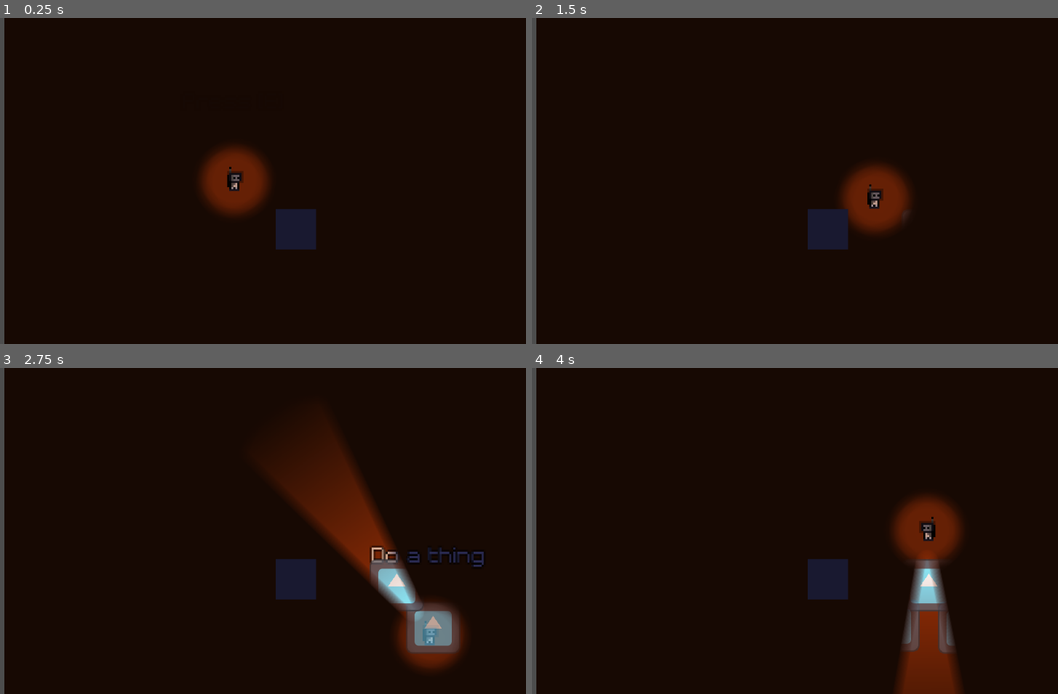
Above: before the commit, frames 1-4 (two rows, left to right).
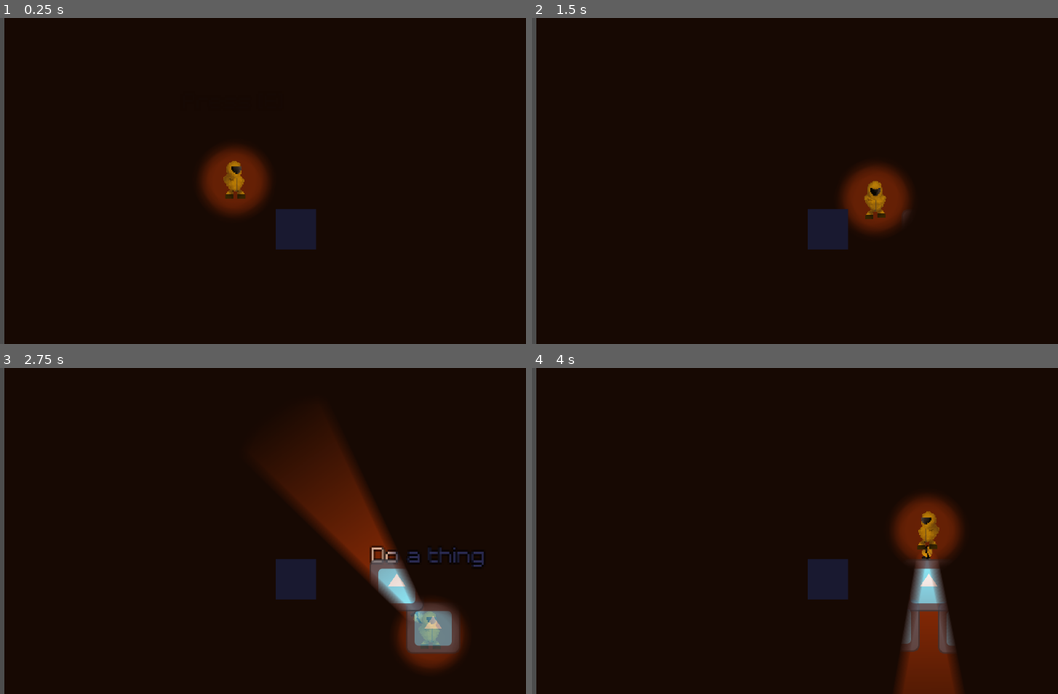
Above: after the commit, the same moments.

Repository: DonatoClemente/haphazard
Game: Godot game, scene res://Scenes/trey's_TEST_scene.tscn
The game is run twice, just before and just after one commit, with the same random seed, the same clock (stepped at 60 frames per second) and the same inputs. The engine's default icon, where the game draws it, is replaced by a stand-in: a white triangle on a blue panel in a dark square.
Inputs (mouse positions are in pixels of both pictures, inside the frame that each line leads up to):
- Up to frame 1 (0.25 s): no input
- Up to frame 2 (1.5 s): tap Enter (ui_accept) at 0.5, 0.77 s; move the mouse to (894, 164) at 0.52 s; hold D (move_right) 0.53-1.28 s; click (894, 164) at 0.6 s; move the mouse to (652, 197) at 1.27 s; hold S (move_down) from 1.28 s (still down); click (652, 197) at 1.35 s
- Up to frame 3 (2.75 s): tap Enter (ui_accept) at 1.52 s; tap E (interact) at 2 s; move the mouse to (294, 459) at 2.02 s; release S (move_down) at 2.03 s; hold D (move_right) from 2.03 s (still down); hold E (interact) from 2.03 s (still down); click (294, 459) at 2.3 s
- Up to frame 4 (4 s): move the mouse to (737, 596) at 2.77 s; release D (move_right) at 2.78 s; release E (interact) at 2.78 s; hold W (move_up) 2.78-3.53 s; click (737, 596) at 2.85 s; tap Enter (ui_accept) at 3.02, 3.77 s; move the mouse to (942, 579) at 3.52 s; hold A (move_left) from 3.53 s (still down); click (942, 579) at 3.6 s

The runs differ from the first frame. In frame 1, 0.3% of the frame differs, in the area x 42-47%, y 43-56%; in frame 2, 0.3%; in frame 3, 0.3%; in frame 4, 0.4%, in the area x 73-78%, y 43-59%.

Commit message:
implemented proper player anim

Diff:
--- a/Scenes/testplayer.gd
+++ b/Scenes/testplayer.gd
@@ -28,4 +28,3 @@
 				$AnimationPlayer.play("up")
 
 	move_and_slide()
-tween
--- a/Scenes/trey's_TEST_scene.tscn
+++ b/Scenes/trey's_TEST_scene.tscn
@@ -1,13 +1,19 @@
-[gd_scene load_steps=21 format=3 uid="uid://dcsu4u7pqp7mi"]
+[gd_scene load_steps=33 format=3 uid="uid://dcsu4u7pqp7mi"]
 
 [ext_resource type="Texture2D" uid="uid://cpnahkg4p508e" path="res://Assets/Art/Player/Test_Player.png" id="1_2y7xu"]
 [ext_resource type="Script" path="res://Scripts/Player Scripts/player.gd" id="1_o6pcy"]
 [ext_resource type="Texture2D" uid="uid://uqaswo5mfpvd" path="res://Assets/Art/player_light_cone.png" id="3_q6is5"]
 [ext_resource type="Texture2D" uid="uid://d1qdqx8rqa53c" path="res://icon.svg" id="3_suqb7"]
 [ext_resource type="Script" path="res://Scripts/Player Scripts/FlashLight.gd" id="4_jd0km"]
+[ext_resource type="Texture2D" uid="uid://vx7xhhid4vgt" path="res://Assets/Art/Player/hand.PNG" id="5_tlrta"]
 [ext_resource type="PackedScene" uid="uid://j4v54piqccrg" path="res://Interactable components/interacting_component.tscn" id="5_wuvjv"]
 [ext_resource type="Script" path="res://Scripts/interact_test.gd" id="7_2vnrv"]
+[ext_resource type="Texture2D" uid="uid://dbn52e1wlu6ns" path="res://Assets/Art/Player/leg-left.PNG" id="7_258v3"]
 [ext_resource type="PackedScene" uid="uid://hvibqsu6v2qb" path="res://Interactable components/interactable.tscn" id="8_cuk8d"]
+[ext_resource type="Texture2D" uid="uid://phabyonbmk4x" path="res://Assets/Art/Player/leg-right.PNG" id="8_p3nh4"]
+[ext_resource type="Texture2D" uid="uid://ch73ndqvkn2w5" path="res://Assets/Art/Player/body-down.PNG" id="9_yy3mi"]
+[ext_resource type="Texture2D" uid="uid://ccale7xyvdy0g" path="res://Assets/Art/Player/body-up.PNG" id="10_qnfbj"]
+[ext_resource type="Texture2D" uid="uid://7u81h63o0wh" path="res://Assets/Art/Player/body-x.PNG" id="11_78ynw"]
 
 [sub_resource type="AtlasTexture" id="AtlasTexture_ul2qh"]
 atlas = ExtResource("1_2y7xu")
@@ -56,6 +62,251 @@
 [sub_resource type="CircleShape2D" id="CircleShape2D_0k7rh"]
 radius = 3.0
 
+[sub_resource type="SpriteFrames" id="SpriteFrames_p42bu"]
+animations = [{
+"frames": [{
+"duration": 1.0,
+"texture": ExtResource("9_yy3mi")
+}],
+"loop": true,
+"name": &"down",
+"speed": 5.0
+}, {
+"frames": [{
+"duration": 1.0,
+"texture": ExtResource("10_qnfbj")
+}],
+"loop": true,
+"name": &"up",
+"speed": 5.0
+}, {
+"frames": [{
+"duration": 1.0,
+"texture": ExtResource("11_78ynw")
+}],
+"loop": true,
+"name": &"x",
+"speed": 5.0
+}]
+
+[sub_resource type="Animation" id="Animation_n43kv"]
+length = 0.001
+tracks/0/type = "value"
+tracks/0/imported = false
+tracks/0/enabled = true
+tracks/0/path = NodePath("Sprites:position")
+tracks/0/interp = 1
+tracks/0/loop_wrap = true
+tracks/0/keys = {
+"times": PackedFloat32Array(0),
+"transitions": PackedFloat32Array(1),
+"update": 0,
+"values": [Vector2(0, 0)]
+}
+tracks/1/type = "value"
+tracks/1/imported = false
+tracks/1/enabled = true
+tracks/1/path = NodePath("Sprites/Body:animation")
+tracks/1/interp = 1
+tracks/1/loop_wrap = true
+tracks/1/keys = {
+"times": PackedFloat32Array(0),
+"transitions": PackedFloat32Array(1),
+"update": 1,
+"values": [&"x"]
+}
+tracks/2/type = "value"
+tracks/2/imported = false
+tracks/2/enabled = true
+tracks/2/path = NodePath("Sprites/LeftLeg:offset")
+tracks/2/interp = 1
+tracks/2/loop_wrap = true
+tracks/2/keys = {
+"times": PackedFloat32Array(0),
+"transitions": PackedFloat32Array(1),
+"update": 0,
+"values": [Vector2(0, 0)]
+}
+tracks/3/type = "value"
+tracks/3/imported = false
+tracks/3/enabled = true
+tracks/3/path = NodePath("Sprites/RightLeg:offset")
+tracks/3/interp = 1
+tracks/3/loop_wrap = true
+tracks/3/keys = {
+"times": PackedFloat32Array(0),
+"transitions": PackedFloat32Array(1),
+"update": 0,
+"values": [Vector2(0, 0)]
+}
+
+[sub_resource type="Animation" id="Animation_ffr7v"]
+resource_name = "down"
+length = 0.8
+loop_mode = 1
+tracks/0/type = "value"
+tracks/0/imported = false
+tracks/0/enabled = true
+tracks/0/path = NodePath("Sprites:position")
+tracks/0/interp = 1
+tracks/0/loop_wrap = true
+tracks/0/keys = {
+"times": PackedFloat32Array(0.2, 0.6, 0.8),
+"transitions": PackedFloat32Array(1, 1, 1),
+"update": 0,
+"values": [Vector2(0, 2), Vector2(0, -2), Vector2(0, 0)]
+}
+tracks/1/type = "value"
+tracks/1/imported = false
+tracks/1/enabled = true
+tracks/1/path = NodePath("Sprites/Body:animation")
+tracks/1/interp = 1
+tracks/1/loop_wrap = true
+tracks/1/keys = {
+"times": PackedFloat32Array(0),
+"transitions": PackedFloat32Array(1),
+"update": 1,
+"values": [&"down"]
+}
+tracks/2/type = "value"
+tracks/2/imported = false
+tracks/2/enabled = true
+tracks/2/path = NodePath("Sprites/LeftLeg:offset")
+tracks/2/interp = 2
+tracks/2/loop_wrap = true
+tracks/2/keys = {
+"times": PackedFloat32Array(0.1, 0.3, 0.5, 0.7, 0.8),
+"transitions": PackedFloat32Array(1, 1, 1, 1, 1),
+"update": 0,
+"values": [Vector2(0, 1), Vector2(0, -1), Vector2(0, 1), Vector2(0, -1), Vector2(0, 0)]
+}
+tracks/3/type = "value"
+tracks/3/imported = false
+tracks/3/enabled = true
+tracks/3/path = NodePath("Sprites/RightLeg:offset")
+tracks/3/interp = 2
+tracks/3/loop_wrap = true
+tracks/3/keys = {
+"times": PackedFloat32Array(0.1, 0.3, 0.5, 0.7, 0.8),
+"transitions": PackedFloat32Array(1, 1, 1, 1, 1),
+"update": 0,
+"values": [Vector2(0, -1), Vector2(0, 1), Vector2(0, -1), Vector2(0, 1), Vector2(0, 0)]
+}
+
+[sub_resource type="Animation" id="Animation_wn7on"]
+resource_name = "up"
+length = 0.8
+loop_mode = 1
+tracks/0/type = "value"
+tracks/0/imported = false
+tracks/0/enabled = true
+tracks/0/path = NodePath("Sprites:position")
+tracks/0/interp = 1
+tracks/0/loop_wrap = true
+tracks/0/keys = {
+"times": PackedFloat32Array(0.2, 0.6, 0.8),
+"transitions": PackedFloat32Array(1, 1, 1),
+"update": 0,
+"values": [Vector2(0, 2), Vector2(0, -2), Vector2(0, 0)]
+}
+tracks/1/type = "value"
+tracks/1/imported = false
+tracks/1/enabled = true
+tracks/1/path = NodePath("Sprites/Body:animation")
+tracks/1/interp = 1
+tracks/1/loop_wrap = true
+tracks/1/keys = {
+"times": PackedFloat32Array(0),
+"transitions": PackedFloat32Array(1),
+"update": 1,
+"values": [&"up"]
+}
+tracks/2/type = "value"
+tracks/2/imported = false
+tracks/2/enabled = true
+tracks/2/path = NodePath("Sprites/LeftLeg:offset")
+tracks/2/interp = 2
+tracks/2/loop_wrap = true
+tracks/2/keys = {
+"times": PackedFloat32Array(0.1, 0.3, 0.5, 0.7, 0.8),
+"transitions": PackedFloat32Array(1, 1, 1, 1, 1),
+"update": 0,
+"values": [Vector2(0, 1), Vector2(0, -1), Vector2(0, 1), Vector2(0, -1), Vector2(0, 0)]
+}
+tracks/3/type = "value"
+tracks/3/imported = false
+tracks/3/enabled = true
+tracks/3/path = NodePath("Sprites/RightLeg:offset")
+tracks/3/interp = 2
+tracks/3/loop_wrap = true
+tracks/3/keys = {
+"times": PackedFloat32Array(0.1, 0.3, 0.5, 0.7, 0.8),
+"transitions": PackedFloat32Array(1, 1, 1, 1, 1),
+"update": 0,
+"values": [Vector2(0, -1), Vector2(0, 1), Vector2(0, -1), Vector2(0, 1), Vector2(0, 0)]
+}
+
+[sub_resource type="Animation" id="Animation_olx6e"]
+resource_name = "x"
+length = 0.8
+loop_mode = 1
+tracks/0/type = "value"
+tracks/0/imported = false
+tracks/0/enabled = true
+tracks/0/path = NodePath("Sprites:position")
+tracks/0/interp = 1
+tracks/0/loop_wrap = true
+tracks/0/keys = {
+"times": PackedFloat32Array(0.2, 0.6, 0.8),
+"transitions": PackedFloat32Array(1, 1, 1),
+"update": 0,
+"values": [Vector2(0, 2), Vector2(0, -2), Vector2(0, 0)]
+}
+tracks/1/type = "value"
+tracks/1/imported = false
+tracks/1/enabled = true
+tracks/1/path = NodePath("Sprites/Body:animation")
+tracks/1/interp = 1
+tracks/1/loop_wrap = true
+tracks/1/keys = {
+"times": PackedFloat32Array(0),
+"transitions": PackedFloat32Array(1),
+"update": 1,
+"values": [&"x"]
+}
+tracks/2/type = "value"
+tracks/2/imported = false
+tracks/2/enabled = true
+tracks/2/path = NodePath("Sprites/LeftLeg:offset")
+tracks/2/interp = 2
+tracks/2/loop_wrap = true
+tracks/2/keys = {
+"times": PackedFloat32Array(0.1, 0.3, 0.5, 0.7, 0.8),
+"transitions": PackedFloat32Array(1, 1, 1, 1, 1),
+"update": 0,
+"values": [Vector2(0, 1), Vector2(0, -1), Vector2(0, 1), Vector2(0, -1), Vector2(0, 0)]
+}
+tracks/3/type = "value"
+tracks/3/imported = false
+tracks/3/enabled = true
+tracks/3/path = NodePath("Sprites/RightLeg:offset")
+tracks/3/interp = 2
+tracks/3/loop_wrap = true
+tracks/3/keys = {
+"times": PackedFloat32Array(0.1, 0.3, 0.5, 0.7, 0.8),
+"transitions": PackedFloat32Array(1, 1, 1, 1, 1),
+"update": 0,
+"values": [Vector2(0, -1), Vector2(0, 1), Vector2(0, -1), Vector2(0, 1), Vector2(0, 0)]
+}
+
+[sub_resource type="AnimationLibrary" id="AnimationLibrary_i3l2m"]
+_data = {
+"RESET": SubResource("Animation_n43kv"),
+"down": SubResource("Animation_ffr7v"),
+"up": SubResource("Animation_wn7on"),
+"x": SubResource("Animation_olx6e")
+}
+
 [sub_resource type="QuadMesh" id="QuadMesh_qb7yy"]
 
 [sub_resource type="RectangleShape2D" id="RectangleShape2D_arbtp"]
@@ -80,6 +331,7 @@
 script = ExtResource("1_o6pcy")
 
 [node name="AnimatedSprite2D" type="AnimatedSprite2D" parent="Player"]
+visible = false
 sprite_frames = SubResource("SpriteFrames_lcqyd")
 animation = &"Idle"
 autoplay = "Idle"
@@ -101,7 +353,36 @@
 offset = Vector2(0, 182)
 script = ExtResource("4_jd0km")
 
+[node name="Hand" type="Sprite2D" parent="Player/Flashlight"]
+visible = false
+position = Vector2(15, 5)
+scale = Vector2(1.5, 1.5)
+texture = ExtResource("5_tlrta")
+offset = Vector2(-10, 0)
+
 [node name="interacting_component" parent="Player" instance=ExtResource("5_wuvjv")]
+
+[node name="Sprites" type="Node2D" parent="Player"]
+scale = Vector2(0.5, 0.4)
+
+[node name="LeftLeg" type="Sprite2D" parent="Player/Sprites"]
+position = Vector2(1, 0)
+texture = ExtResource("7_258v3")
+
+[node name="RightLeg" type="Sprite2D" parent="Player/Sprites"]
+position = Vector2(1, 0)
+texture = ExtResource("8_p3nh4")
+
+[node name="Body" type="AnimatedSprite2D" parent="Player/Sprites"]
+position = Vector2(1, 0)
+sprite_frames = SubResource("SpriteFrames_p42bu")
+animation = &"x"
+offset = Vector2(0, -0.918727)
+
+[node name="AnimationPlayer" type="AnimationPlayer" parent="Player"]
+libraries = {
+"": SubResource("AnimationLibrary_i3l2m")
+}
 
 [node name="Environment" type="Node" parent="."]
 
--- a/Scripts/Player Scripts/player.gd
+++ b/Scripts/Player Scripts/player.gd
@@ -6,6 +6,7 @@
 
 @onready var anim = $AnimatedSprite2D  # Reference to AnimatedSprite2D
 @onready var flashlight = $Flashlight # Reference to flashlight
+@onready var hand: Sprite2D = $Flashlight/Hand
 
 @export var flashlight_toggle: bool = false
 
@@ -47,13 +48,22 @@
 func handle_animation():
 	if velocity.length() > 0:
 		if abs(velocity.x) > abs(velocity.y):  # Moving left/right
+			$AnimationPlayer.play("x")
 			anim.play("side")
 			anim.flip_h = velocity.x < 0  # Flip for left movement
+			hand.flip_h = velocity.x < 0  # Flip for left movement
+			if velocity.x < 0 and $Sprites.scale.x > 0:
+				$Sprites.scale.x *= -1  # Normal
+			elif velocity.x > 0 and $Sprites.scale.x < 0:
+				$Sprites.scale.x *= -1 # Flipped
 		elif velocity.y > 0:  # Moving down
 			anim.play("down")
+			$AnimationPlayer.play("down")
 		else:  # Moving up
 			anim.play("up")
+			$AnimationPlayer.play("up")
 	else:
+		$AnimationPlayer.play("RESET")
 		anim.stop()  # Stops animation when idle
 
 func handle_flashlight(delta):
@@ -74,11 +84,13 @@
 	if current_charge > 0 and Input.is_action_just_pressed("flashlight_toggle") and !flashlight_toggle:
 		flashlight.flashlight_on()
 		flashlight_toggle = true
+		hand.visible = true
 		set_active(true)
 
 	elif Input.is_action_just_pressed("flashlight_toggle") and flashlight_toggle:
 		flashlight.flashlight_off()
 		flashlight_toggle = false
+		hand.visible = false
 		set_active(false)
 
 # Function to drain battery gradually
Binary file changed: Assets/Art/Player/hand.PNG
Not shown: 1 places in Scenes/dons-asset-house.tscn that only renumber resources
